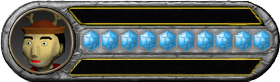
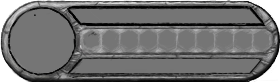
Layers edited between the first and the second (280, 82) image:
hid group "Group 4" (1 layers) over (68, 57, 263, 77)
hid group "Group 3" (1 layers) over (68, 6, 267, 26)
hid group "Group 2" (1 layers) over (9, 8, 75, 74)
hid group "Group 1" (10 layers) over (81, 30, 271, 51)
